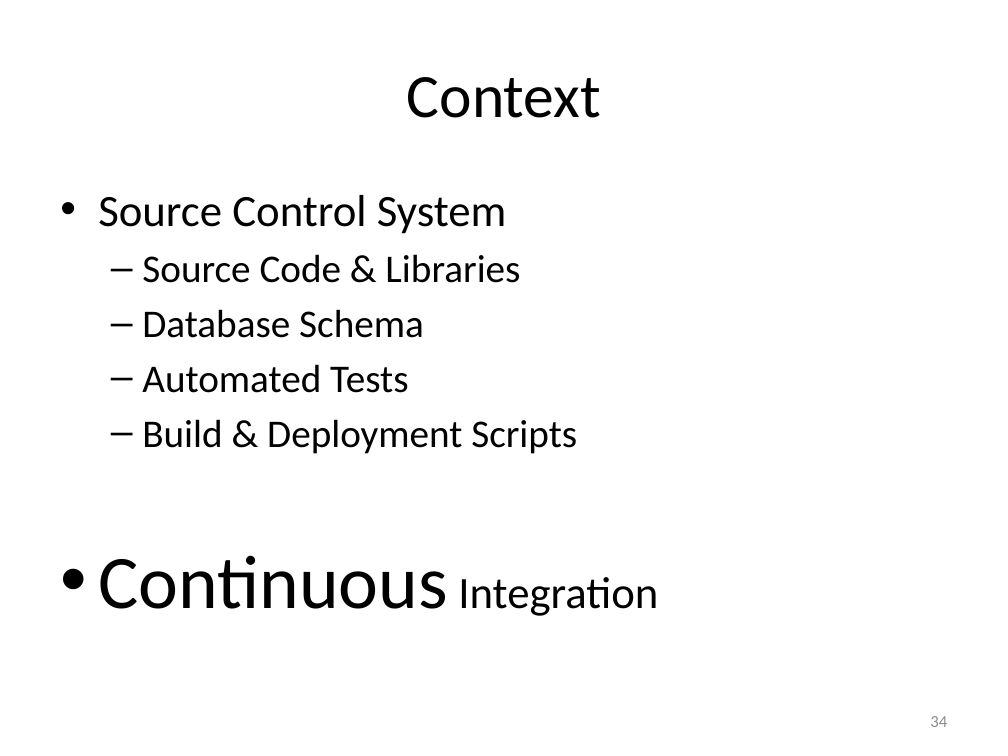
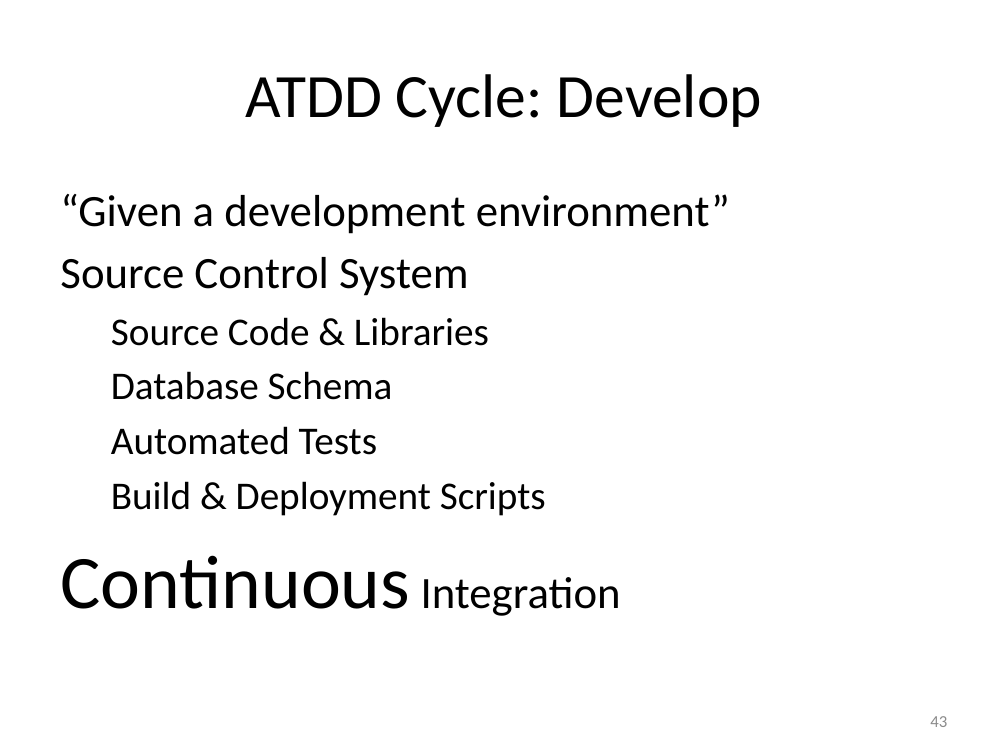
Before and after one commit to timgifford/demos, a slide deck: slide 43 of executable_specification/ExecSpec.pptx (slide 34 before the commit). Drawn at 1008x756 pixels with LibreOffice and Linux fonts; fonts in the diff are those of the drawing. Boxes give left, top, right and bottom in pixels: in the first picture for what was removed or moved away, otherwise in the second. Text is boxed around its words. In the diff, an @@ line names an element or a change of style, - is before the commit and + after.

```diff
--- a/executable_specification/ExecSpec.pptx
+++ b/executable_specification/ExecSpec.pptx
@@ title at (245,74,762,127): text changed @@
-Context
+ATDD Cycle: Develop
@@ text at (60,194,730,234): paragraph added @@
+“Given a development environment”
@@ text at (60,257,621,616): bullet • to none; bullet – to none @@
@@ page number at (930,716,947,727): text changed @@
-34
+43
```
Also in this commit, not shown: 13 other slides changed, 10 slides added, 6 slides removed, 1 other file.
